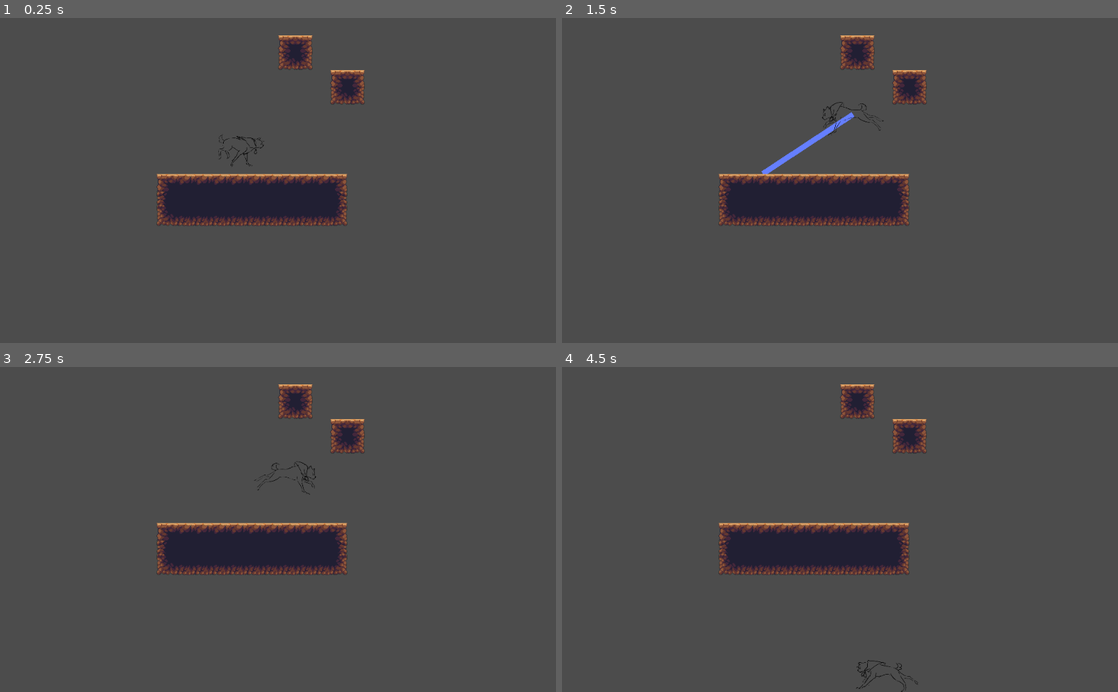
Above: before the commit, frames 1-4 (two rows, left to right).
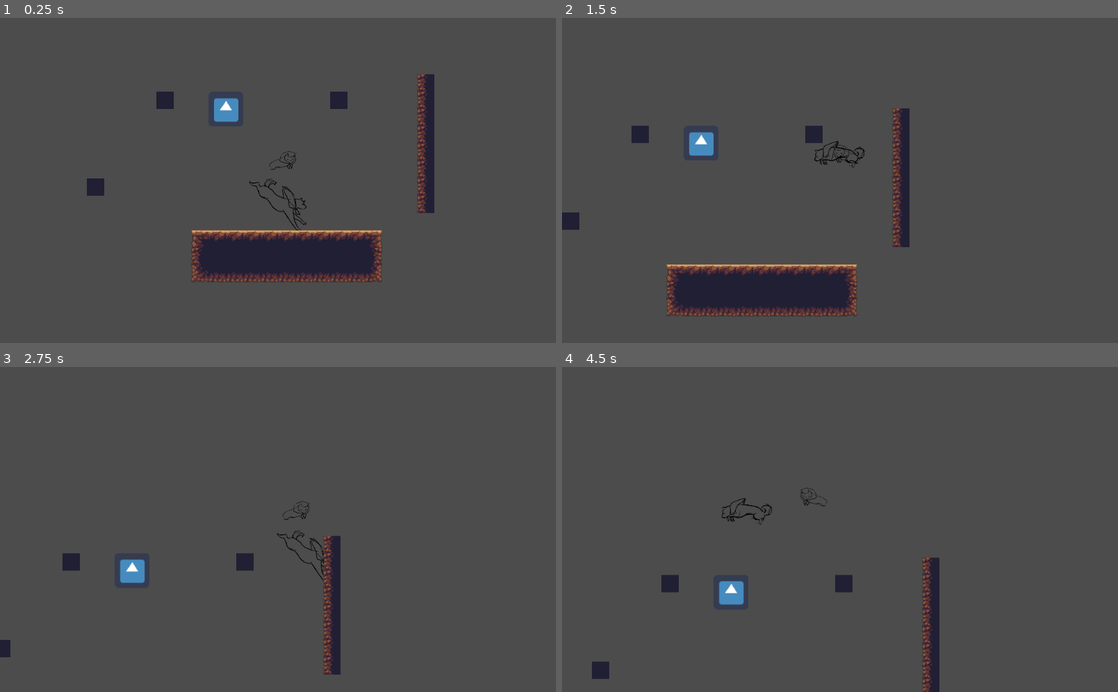
Above: after the commit, the same moments.

Repository: cyu2019/Embark
Game: Godot game, scene res://World.tscn
The game is run twice, just before and just after one commit, with the same random seed, the same clock (stepped at 60 frames per second) and the same inputs. The engine's default icon, where the game draws it, is replaced by a stand-in: a white triangle on a blue panel in a dark square.
Inputs (mouse positions are in pixels of both pictures, inside the frame that each line leads up to):
- Up to frame 1 (0.25 s): no input
- Up to frame 2 (1.5 s): move the mouse to (962, 164) at 0.52 s; hold D (ui_right) 0.53-1.28 s; click (962, 164) at 0.6 s; tap W (ui_jump) at 0.77, 1.07 s; right-click (962, 164) at 0.8 s; move the mouse to (728, 196) at 1.27 s; hold A (ui_left) from 1.28 s (still down); right-click (728, 196) at 1.35 s; click (728, 196) at 1.42 s
- Up to frame 3 (2.75 s): tap W (ui_jump) at 1.52, 1.55, 1.82, 2.1 s; move the mouse to (333, 458) at 2.02 s; release A (ui_left) at 2.03 s; hold D (ui_right) from 2.03 s (still down); click (333, 458) at 2.3 s
- Up to frame 4 (4.5 s): move the mouse to (812, 594) at 2.77 s; click (812, 594) at 2.85 s; tap W (ui_jump) at 3.02, 3.32, 3.77, 3.8, 4.07 s; right-click (812, 594) at 3.05 s; move the mouse to (1006, 578) at 3.52 s; release D (ui_right) at 3.53 s; hold A (ui_left) from 3.53 s (still down); right-click (1006, 578) at 3.6 s; click (1006, 578) at 3.67 s; move the mouse to (673, 480) at 4.27 s; click (673, 480) at 4.35 s

The runs differ from the first frame. In frame 1, 14% of the frame differs, in the area x 15-79%, y 5-82%; in frame 2, 14%, in the area x 0-66%, y 5-92%; in frame 3, 7.8%; in frame 4, 8.9%.

Commit message:
5/7 commit

Diff:
--- a/KinematicBody2D.gd
+++ b/KinematicBody2D.gd
@@ -12,74 +12,166 @@
 var motion = Vector2()
 const UP = Vector2(0,-1)
 
-const GROUNDSPEED = 300
+const GROUNDSPEED = 400
+const ACCELERATION = 200
+const DECELERATION = 10
 const GRAVITY = 25
 const JUMP = -500
+const SELF_PUSH_ON_ROPE = 5
+const BASH_FORCE = 1000
 
 var rope_point = Vector2(0,0)
+var rope_dist = -1
+var bash_target = null
 
 var maxAirJumps = 1
 var airJumps = maxAirJumps
 func _physics_process(delta):
+
+	# get space state of world for ray tracing
 	var space_state = get_world_2d().direct_space_state
 
+	#acceleration of gravity
 	motion.y += GRAVITY
+
+	#checking if on floor with raycast
 	var onFloor = $FloorCast.is_colliding()
+	var onLeftWall = $LeftWallCast.is_colliding()
+	var onRightWall = $RightWallCast.is_colliding()
+
+	if motion.x > 0:
+		$Sprite.flip_h = false
+		$CatSprite.flip_h = false
+	elif motion.x < 0:
+		$Sprite.flip_h = true
+		$CatSprite.flip_h = true
+
+	#refresh double jumps if you're on the ground
+	if onFloor or onRightWall or onLeftWall:
+		airJumps = maxAirJumps
+	else:
+		#jumping/landing animations
+		if motion.y < 0:
+			$Sprite.play("Jumping")
+		elif motion. y > 0:
+			$Sprite.play("Falling")
+
+	#check if colliding with a block on spirit whip use
+	if Input.is_action_just_pressed("ui_click_primary"):
+		var mouse_pos_scaled = 1.5*(get_global_mouse_position()-self.position)*1.1+self.position
+		var result = space_state.intersect_ray(self.position, mouse_pos_scaled,[self])
+		if result:
+			rope_point = result.position
+			rope_dist = result.position.distance_to(self.position)
+			$WhipLine.visible = true
+			#resest double jumps
+			# -- MAY CHANGE THIS LATER -- #
+			airJumps = maxAirJumps
+		else:
+			$WhipLine.visible = false
+			rope_dist = -1
+
+	#if mouse is held down and rope physics are active
+	#disables regular controls during rope physics mode (couldn't think of a better way lol)
+	if Input.is_mouse_button_pressed(BUTTON_LEFT) and rope_dist > -1:
+
+		# some keyboard controls so you can affect your movement
+		var push = 0
+		if Input.is_action_pressed("ui_right"):
+			push = SELF_PUSH_ON_ROPE
+		elif Input.is_action_pressed("ui_left"):
+			push = -SELF_PUSH_ON_ROPE
 
 
+		$WhipLine.set_point_position(1,rope_point-self.position)
 
-	"""
-	if motion.y < 0:
-		$Sprite.play("Jumping")
-	elif motion. y > 0:
-		$Sprite.play("Falling")
-	"""
 
-	if onFloor:
-		airJumps = maxAirJumps
-	#print(onFloor)
-	if Input.is_action_just_pressed("ui_jump"):
-		if onFloor:
-			motion.y = JUMP
-		elif airJumps > 0:
-			motion.y = JUMP
-			airJumps -= 1
-
-	if Input.is_action_just_pressed("ui_click_primary"):
-		var result = space_state.intersect_ray(self.position, get_viewport().get_mouse_position(),[self])
-		if result:
-			rope_point = result.position
-			$Line2D.visible = true
-		else:
-			$Line2D.visible = false
-		motion = Vector2(0,0)
-	if Input.is_mouse_button_pressed(BUTTON_LEFT):
-
-		$Line2D.set_point_position(1,rope_point-self.position)
 		var dir = (rope_point - self.position)/self.position.distance_to(rope_point)
 		var angle = Vector2(0,1).angle_to(-dir)
 		var mag = GRAVITY*sin(angle)
-		var sig = sign(motion.x)
-		print(dir.rotated(3.1415926/2))
-		motion = dir.rotated(3.1415926/2)*(sig*sqrt(motion.x*motion.x+motion.y*motion.y)+mag)
-		print(motion)
-		print(angle)
+		var force_dir = dir.rotated(3.1415926/2)
+
+		motion = force_dir*(motion.dot(force_dir)+mag+push)
+
+		if self.position.distance_to(rope_point) > rope_dist+30:
+			$WhipLine.default_color = "#ff7777"
+		if self.position.distance_to(rope_point) > rope_dist+40:
+			rope_dist = -1
+
+		#print(motion)
+		#print(angle)
 
 	else:
-		$Line2D.visible = false
+		# put away rope
+		$WhipLine.visible = false
+		$WhipLine.default_color = "#667fff"
+
+		# ground keyboard controls
 		if Input.is_action_pressed("ui_right"):
-			motion.x = max(GROUNDSPEED,motion.x)
-			$Sprite.flip_h = false
+			if onRightWall and motion.y > 0:
+				motion.y = lerp(motion.y,GRAVITY,0.3)
+			if motion.x > GROUNDSPEED:
+				motion.x -= DECELERATION
+			else:
+				motion.x += ACCELERATION
+				motion.x = min(motion.x,GROUNDSPEED)
 			if onFloor:
 				$Sprite.play("Run")
 		elif Input.is_action_pressed("ui_left"):
-			motion.x = -max(abs(motion.x),GROUNDSPEED)
-			$Sprite.flip_h = true
+			if onLeftWall and motion.y > 0:
+				motion.y =lerp(motion.y,GRAVITY,0.3)
+			if motion.x < -GROUNDSPEED:
+				motion.x += DECELERATION
+
+			else:
+				motion.x -= ACCELERATION
+				motion.x = max(motion.x,-GROUNDSPEED)
 			if onFloor:
 				$Sprite.play("Run")
 		else:
 			if onFloor:
 				$Sprite.play("Idle")
-			motion.x = 0
+				motion.x = lerp(motion.x, 0, 0.3)
+			else:
+				motion.x = lerp(motion.x, 0, 0.05)
+		if Input.is_action_just_pressed("ui_jump"):
+			if onFloor or onLeftWall or onRightWall:
+				motion.y = JUMP
+			elif airJumps > 0:
+				motion.y = JUMP
+				airJumps -= 1
+
+	#bash target detecting
+	if Input.is_action_just_pressed("ui_click_secondary"):
+		var bodies = $BashArea.get_overlapping_bodies()
+		if len(bodies) > 0:
+			bash_target	= bodies[0]
+			airJumps = maxAirJumps
+		else:
+			bash_target = null
+	#bash directing + some animation stuff
+	if Input.is_mouse_button_pressed(BUTTON_RIGHT) and bash_target:
+		var dir_not_normal = get_global_mouse_position()-bash_target.position
+		var dir = dir_not_normal / dir_not_normal.distance_to(Vector2(0,0))
+		motion = Vector2(0,0)
+		self.position.x = lerp(self.position.x,bash_target.position.x,0.1)
+		self.position.y = lerp(self.position.y,bash_target.position.y,0.1)
+		$BashLine.visible = true
+		$Sprite.modulate.a = lerp($Sprite.modulate.a,0,0.1)
+
+		$BashLine.set_point_position(0, bash_target.position - self.position + dir*50)
+		$BashLine.set_point_position(1, bash_target.position - self.position)
+	else:
+		$Sprite.modulate.a = 1
+		$BashLine.visible=false
+	#bash shoot
+	if Input.is_action_just_released("ui_click_secondary") and bash_target:
+		var dir_not_normal = get_global_mouse_position()-bash_target.position
+		var dir = dir_not_normal / dir_not_normal.distance_to(Vector2(0,0))
+		motion = dir * BASH_FORCE
+		bash_target = null
+
 
 	motion = move_and_slide(motion,UP)
+	$CatSprite.position -= motion*delta
+	$CatSprite.position -= $CatSprite.position.normalized() * $CatSprite.position.distance_to(Vector2(0,0)) * 0.05
--- a/World.tscn
+++ b/World.tscn
@@ -1,17 +1,25 @@
-[gd_scene load_steps=15 format=2]
+[gd_scene load_steps=26 format=2]
 
 [ext_resource path="res://KinematicBody2D.gd" type="Script" id=1]
-[ext_resource path="res://Sprites/dog/run/7.png" type="Texture" id=2]
-[ext_resource path="res://Sprites/dog/run/1.png" type="Texture" id=3]
-[ext_resource path="res://Sprites/dog/run/2.png" type="Texture" id=4]
-[ext_resource path="res://Sprites/dog/run/3.png" type="Texture" id=5]
-[ext_resource path="res://Sprites/dog/run/4.png" type="Texture" id=6]
-[ext_resource path="res://Sprites/dog/run/5.png" type="Texture" id=7]
-[ext_resource path="res://Sprites/dog/run/6.png" type="Texture" id=8]
-[ext_resource path="res://Sprites/dog/run/8.png" type="Texture" id=9]
-[ext_resource path="res://Sprites/dog/jump/4.png" type="Texture" id=10]
-[ext_resource path="res://Sprites/dog/jump/2.png" type="Texture" id=11]
-[ext_resource path="res://PlaceHolderTileSet.tres" type="TileSet" id=12]
+[ext_resource path="res://Sprites/dog/idle/1.5.png" type="Texture" id=2]
+[ext_resource path="res://Sprites/dog/idle/2.5.png" type="Texture" id=3]
+[ext_resource path="res://Sprites/dog/idle/3.5.png" type="Texture" id=4]
+[ext_resource path="res://Sprites/dog/idle/4.png" type="Texture" id=5]
+[ext_resource path="res://Sprites/dog/running/1.png" type="Texture" id=6]
+[ext_resource path="res://Sprites/dog/running/2.png" type="Texture" id=7]
+[ext_resource path="res://Sprites/dog/running/3.png" type="Texture" id=8]
+[ext_resource path="res://Sprites/dog/running/4.png" type="Texture" id=9]
+[ext_resource path="res://Sprites/dog/running/5.png" type="Texture" id=10]
+[ext_resource path="res://Sprites/dog/running/6.png" type="Texture" id=11]
+[ext_resource path="res://Sprites/dog/running/7.png" type="Texture" id=12]
+[ext_resource path="res://Sprites/dog/running/8.png" type="Texture" id=13]
+[ext_resource path="res://Sprites/dog/jumping/1.png" type="Texture" id=14]
+[ext_resource path="res://Sprites/dog/jumping/2.png" type="Texture" id=15]
+[ext_resource path="res://Sprites/dog/jumping/3.png" type="Texture" id=16]
+[ext_resource path="res://Sprites/dog/jumping/4.png" type="Texture" id=17]
+[ext_resource path="res://Sprites/cat/Idle/0.png" type="Texture" id=18]
+[ext_resource path="res://PlaceHolderTileSet.tres" type="TileSet" id=19]
+[ext_resource path="res://icon.png" type="Texture" id=20]
 
 [sub_resource type="RectangleShape2D" id=1]
 
@@ -21,26 +29,41 @@
 [sub_resource type="SpriteFrames" id=2]
 
 animations = [ {
-"frames": [ ExtResource( 2 ) ],
+"frames": [ ExtResource( 2 ), ExtResource( 3 ), ExtResource( 4 ), ExtResource( 5 ) ],
 "loop": true,
 "name": "Idle",
-"speed": 5.0
+"speed": 8.0
 }, {
-"frames": [ ExtResource( 3 ), ExtResource( 4 ), ExtResource( 5 ), ExtResource( 6 ), ExtResource( 7 ), ExtResource( 8 ), ExtResource( 2 ), ExtResource( 9 ) ],
+"frames": [ ExtResource( 6 ), ExtResource( 7 ), ExtResource( 8 ), ExtResource( 9 ), ExtResource( 10 ), ExtResource( 11 ), ExtResource( 12 ), ExtResource( 13 ) ],
 "loop": true,
 "name": "Run",
-"speed": 13.0
+"speed": 20.0
 }, {
-"frames": [ ExtResource( 10 ) ],
-"loop": true,
-"name": "Falling",
-"speed": 5.0
-}, {
-"frames": [ ExtResource( 11 ) ],
+"frames": [ ExtResource( 14 ), ExtResource( 15 ) ],
 "loop": false,
 "name": "Jumping",
-"speed": 5.0
+"speed": 15.0
+}, {
+"frames": [ ExtResource( 16 ), ExtResource( 17 ) ],
+"loop": false,
+"name": "Falling",
+"speed": 15.0
 } ]
+
+[sub_resource type="Gradient" id=5]
+
+offsets = PoolRealArray( 0, 0.994083, 1 )
+colors = PoolColorArray( 0, 0, 0, 1, 0.550296, 0.550296, 0.550296, 1, 1, 1, 1, 1 )
+
+[sub_resource type="CircleShape2D" id=3]
+
+custom_solver_bias = 0.0
+radius = 96.0
+
+[sub_resource type="RectangleShape2D" id=4]
+
+custom_solver_bias = 0.0
+extents = Vector2( 32, 32 )
 
 [node name="World" type="Node" index="0"]
 
@@ -52,24 +75,39 @@
 collision_mask = 1
 collision/safe_margin = 0.08
 script = ExtResource( 1 )
-_sections_unfolded = [ "Transform", "Z Index" ]
+_sections_unfolded = [ "Collision", "Material", "Visibility", "Z Index" ]
 __meta__ = {
 "_edit_group_": true
 }
 
 [node name="CollisionShape2D" type="CollisionShape2D" parent="player" index="0"]
 
+modulate = Color( 1, 0, 0, 1 )
 shape = SubResource( 1 )
+_sections_unfolded = [ "Visibility" ]
 
 [node name="Sprite" type="AnimatedSprite" parent="player" index="1"]
 
-scale = Vector2( 0.2, 0.2 )
+scale = Vector2( 0.25, 0.25 )
 frames = SubResource( 2 )
 animation = "Idle"
-offset = Vector2( 0, 40 )
 _sections_unfolded = [ "Transform" ]
 
-[node name="FloorCast" type="RayCast2D" parent="player" index="2"]
+[node name="LeftWallCast" type="RayCast2D" parent="player" index="2"]
+
+enabled = true
+exclude_parent = true
+cast_to = Vector2( -33, 0 )
+collision_mask = 1
+
+[node name="RightWallCast" type="RayCast2D" parent="player" index="3"]
+
+enabled = true
+exclude_parent = true
+cast_to = Vector2( 33, 0 )
+collision_mask = 1
+
+[node name="FloorCast" type="RayCast2D" parent="player" index="4"]
 
 enabled = true
 exclude_parent = true
@@ -77,21 +115,85 @@
 collision_mask = 1
 _sections_unfolded = [ "Transform" ]
 
-[node name="Line2D" type="Line2D" parent="player" index="3"]
+[node name="WhipLine" type="Line2D" parent="player" index="5"]
 
 visible = false
 z_index = -2
 points = PoolVector2Array( 0, 0, 0, 0 )
 width = 10.0
 default_color = Color( 0.4, 0.5, 1, 1 )
+texture_mode = -1277339952
 sharp_limit = 2.0
 round_precision = 8
 _sections_unfolded = [ "Visibility", "Z Index" ]
 
+[node name="Camera2D" type="Camera2D" parent="player" index="6"]
+
+anchor_mode = 1
+rotating = false
+current = true
+zoom = Vector2( 1, 1 )
+limit_left = -10000000
+limit_top = -10000000
+limit_right = 10000000
+limit_bottom = 10000000
+limit_smoothed = false
+drag_margin_h_enabled = true
+drag_margin_v_enabled = true
+smoothing_enabled = true
+smoothing_speed = 5.0
+offset_v = 0.0
+offset_h = 0.0
+drag_margin_left = 0.2
+drag_margin_top = 0.1
+drag_margin_right = 0.1
+drag_margin_bottom = 0.1
+editor_draw_screen = true
+editor_draw_limits = false
+editor_draw_drag_margin = false
+_sections_unfolded = [ "Drag Margin", "Offset", "Smoothing" ]
+
+[node name="CatSprite" type="Sprite" parent="player" index="7"]
+
+scale = Vector2( 0.25, 0.25 )
+texture = ExtResource( 18 )
+offset = Vector2( 30, -180 )
+_sections_unfolded = [ "Offset", "Region", "Transform" ]
+
+[node name="BashLine" type="Line2D" parent="player" index="8"]
+
+visible = false
+z_index = 2
+points = PoolVector2Array( 0, 0, 0, 0 )
+width = 10.0
+default_color = Color( 0.4, 0.5, 1, 1 )
+gradient = SubResource( 5 )
+texture_mode = -1277339952
+sharp_limit = 2.0
+round_precision = 8
+_sections_unfolded = [ "Fill", "Z Index" ]
+
+[node name="BashArea" type="Area2D" parent="player" index="9"]
+
+input_pickable = true
+gravity_vec = Vector2( 0, 1 )
+gravity = 98.0
+linear_damp = 0.1
+angular_damp = 1.0
+collision_layer = 2
+collision_mask = 2
+audio_bus_override = false
+audio_bus_name = "Master"
+_sections_unfolded = [ "Collision", "Transform" ]
+
+[node name="CollisionShape2D" type="CollisionShape2D" parent="player/BashArea" index="0"]
+
+shape = SubResource( 3 )
+
 [node name="TileMap" type="TileMap" parent="." index="1"]
 
 mode = 0
-tile_set = ExtResource( 12 )
+tile_set = ExtResource( 19 )
 cell_size = Vector2( 32, 32 )
 cell_quadrant_size = 16
 cell_custom_transform = Transform2D( 1, 0, 0, 1, 0, 0 )
@@ -106,8 +208,32 @@
 collision_mask = 1
 occluder_light_mask = 1
 format = 1
-tile_data = PoolIntArray( 65552, 0, 0, 65553, 2, 0, 131088, 6, 0, 131089, 8, 0, 196627, 0, 0, 196628, 2, 0, 262163, 6, 0, 262164, 8, 0, 589833, 0, 0, 589834, 1, 0, 589835, …(427 unchanged characters)…
+tile_data = PoolIntArray( 22, 3, 0, 65543, 4, 0, 65553, 4, 0, 65558, 3, 0, 131094, 3, 0, 196630, 3, 0, 262166, 3, 0, 327702, 3, 0, 393219, 4, 0, 393238, 3, 0, 458774, 3, 0, 589833, 0, 0, 589834, 1, 0, 589835, …(427 unchanged characters)…
 _sections_unfolded = [ "Cell" ]
 __meta__ = {
 "_edit_lock_": true
 }
+
+[node name="Enemy" type="StaticBody2D" parent="." index="2"]
+
+position = Vector2( 352, 64 )
+input_pickable = false
+collision_layer = 2
+collision_mask = 2
+constant_linear_velocity = Vector2( 0, 0 )
+constant_angular_velocity = 0.0
+friction = 1.0
+bounce = 0.0
+_sections_unfolded = [ "Collision" ]
+__meta__ = {
+"_edit_group_": true
+}
+
+[node name="Sprite" type="Sprite" parent="Enemy" index="0"]
+
+texture = ExtResource( 20 )
+_sections_unfolded = [ "Animation", "Offset", "Transform" ]
+
+[node name="CollisionShape2D" type="CollisionShape2D" parent="Enemy" index="1"]
+
+shape = SubResource( 4 )
--- a/project.godot
+++ b/project.godot
@@ -10,7 +10,7 @@
 
 [application]
 
-config/name="New Game Project"
+config/name="Embark"
 run/main_scene="res://World.tscn"
 config/icon="res://icon.png"
 
Binary file added: Sprites/cat/Idle/0.png
Not shown, added: Sprites/cat/Idle/0.png.import
Binary file added: Sprites/dog/bark/1.png
Not shown, added: Sprites/dog/bark/1.png.import
Binary file added: Sprites/dog/bark/dip.png
Not shown, added: Sprites/dog/bark/dip.png.import
Binary file added: Sprites/dog/bark/end.png
Not shown, added: Sprites/dog/bark/end.png.import
Binary file added: Sprites/dog/bark/mid.png
Not shown, added: Sprites/dog/bark/mid.png.import
Binary file added: Sprites/dog/idle/1.5.png
Not shown, added: Sprites/dog/idle/1.5.png.import
(and 82 more such lines)
